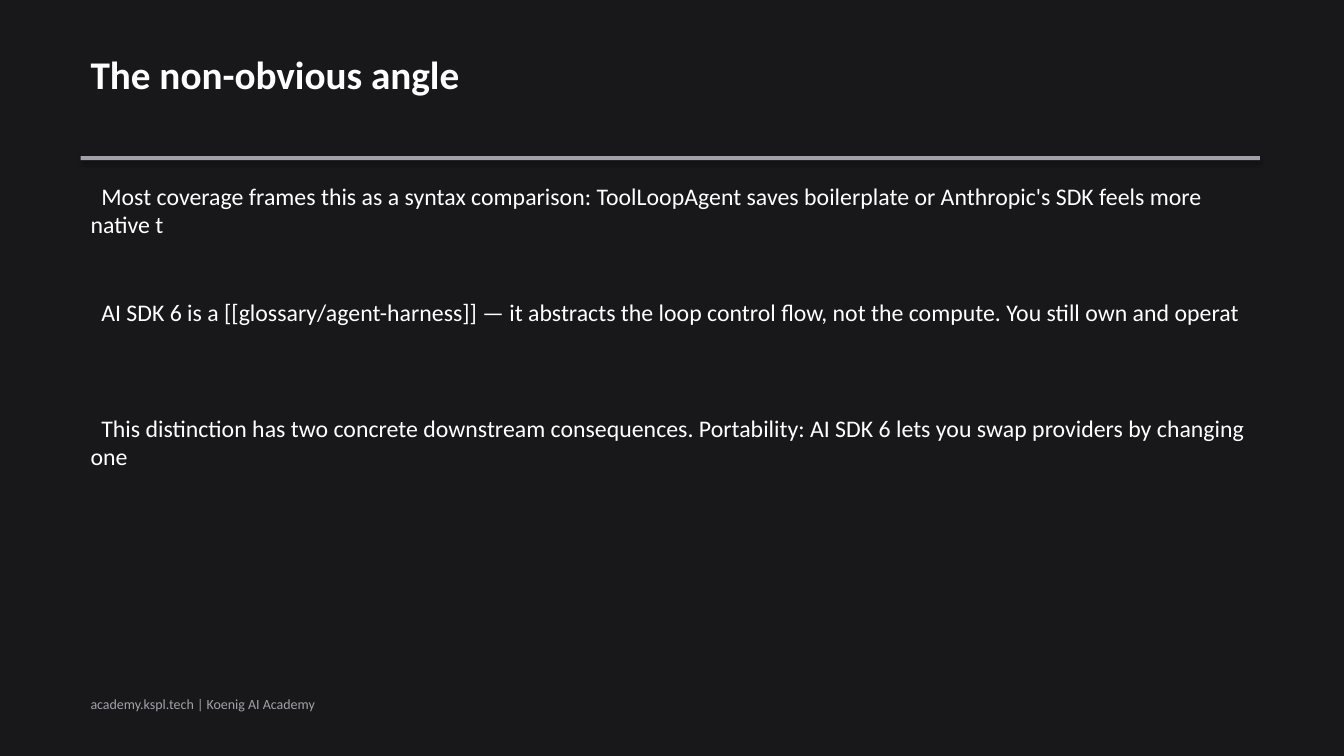
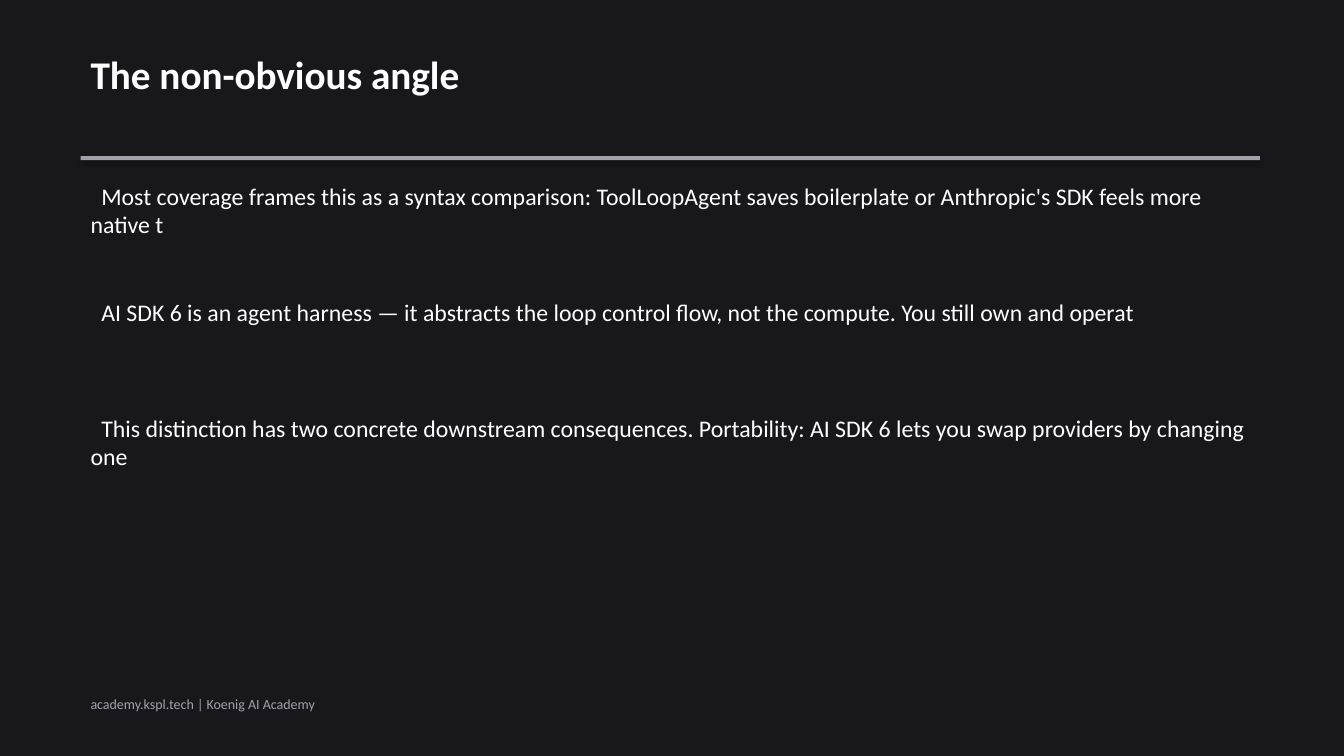
Before and after one commit to Koenig-Solutions-Private-Limited/koenig-ai-org, a slide deck: slide 4 of vault/blogs/2026-04-30-vercel-ai-sdk-6-vs-claude-agent-sdk/slides.pptx. Drawn at 1344x756 pixels with LibreOffice and Linux fonts; fonts in the diff are those of the drawing. Boxes give left, top, right and bottom in pixels: in the first picture for what was removed or moved away, otherwise in the second. Text is boxed around its words. In the diff, an @@ line names an element or a change of style, - is before the commit and + after.

```diff
--- a/vault/blogs/2026-04-30-vercel-ai-sdk-6-vs-claude-agent-sdk/slides.pptx
+++ b/vault/blogs/2026-04-30-vercel-ai-sdk-6-vs-claude-agent-sdk/slides.pptx
@@ text at [101,304,1134,325]: text changed @@
-AI SDK 6 is a [[glossary/agent-harness]] — it abstracts the loop control flow, not the compute. You still own and operat
+AI SDK 6 is an agent harness — it abstracts the loop control flow, not the compute. You still own and operat
```
